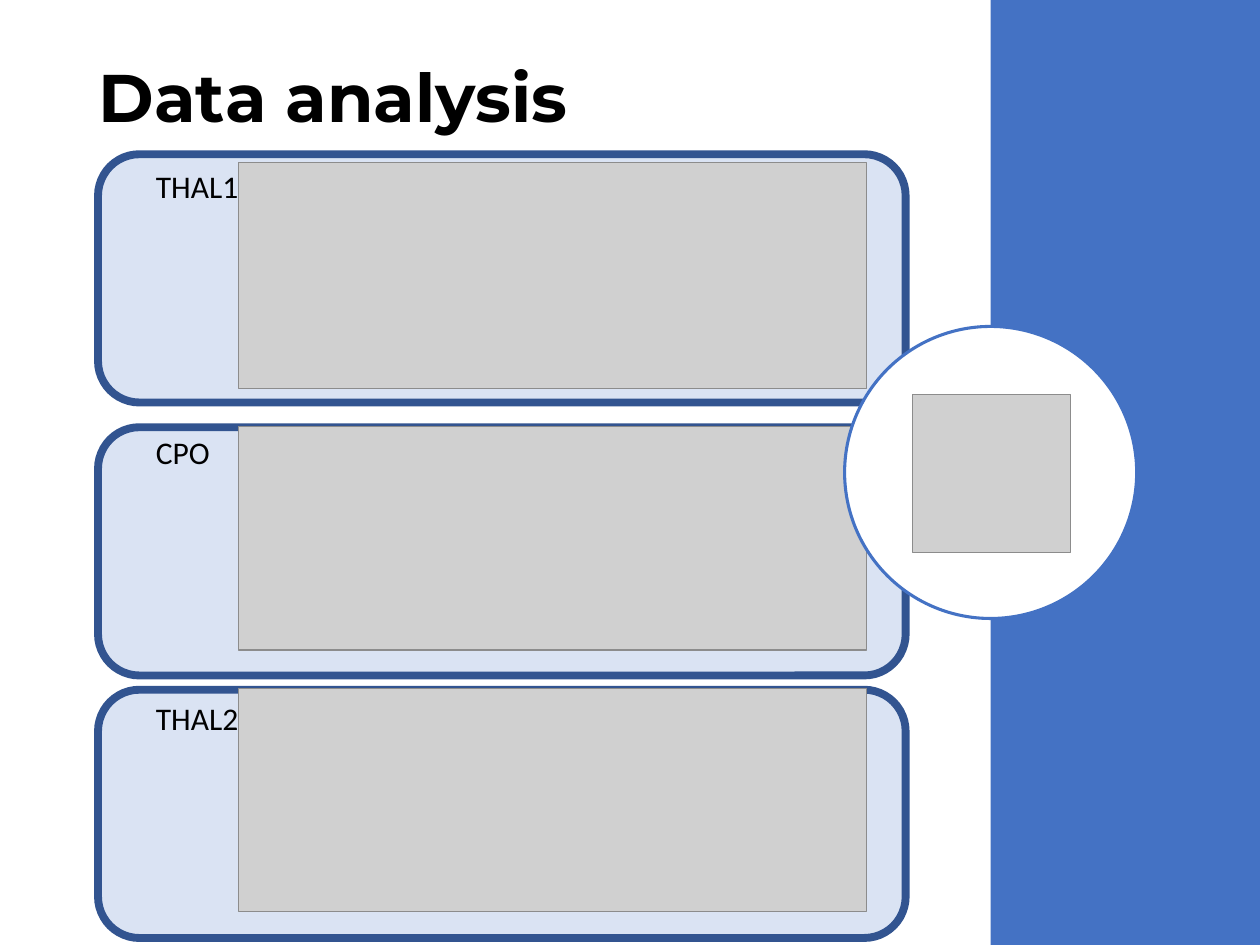
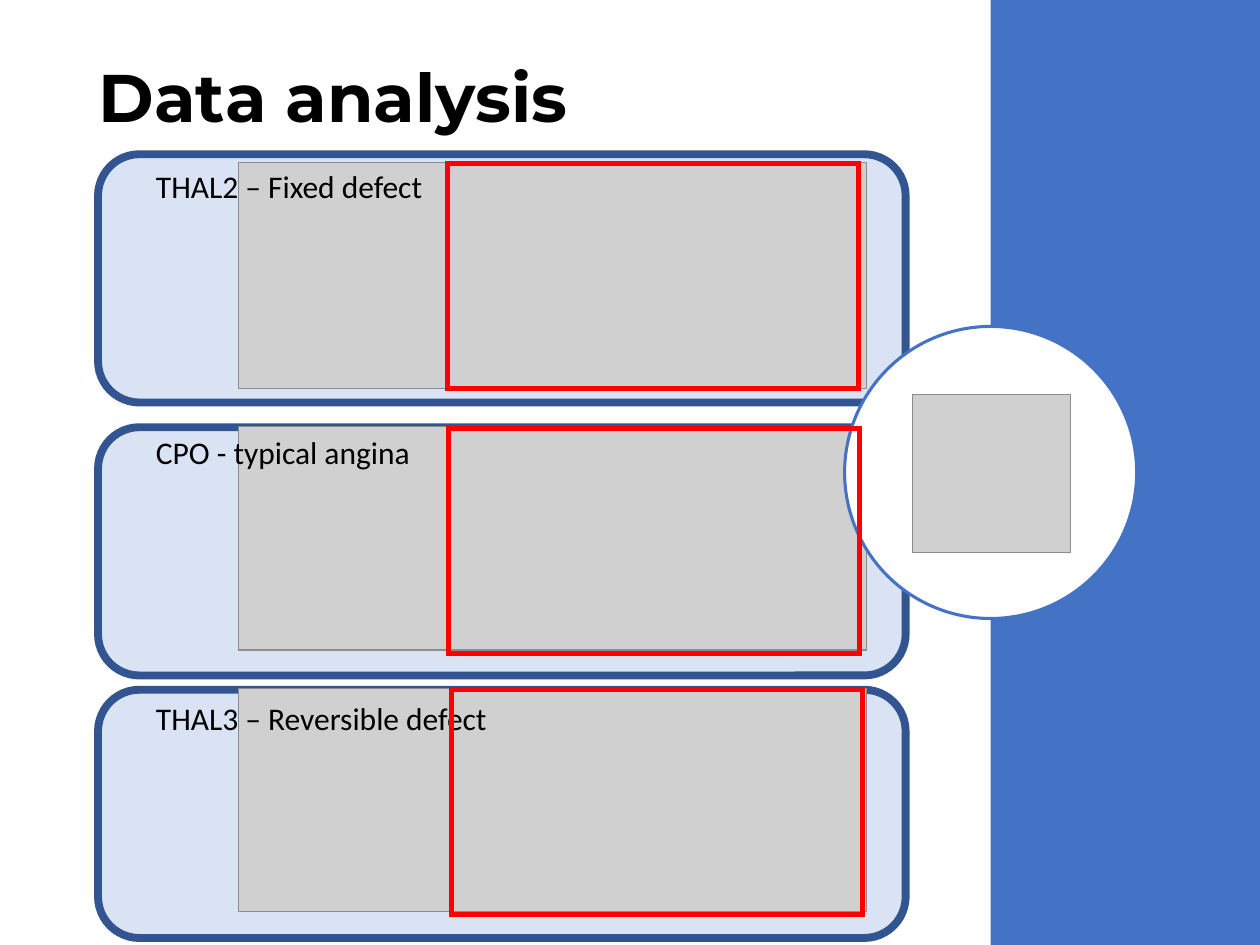
Before and after one commit to vinoroy/statsLearning, a slide deck: slide 10 of YCBS255_19-04-23_ass4_VincentRoy.pptx. Drawn at 1260x945 pixels with LibreOffice and Linux fonts; fonts in the diff are those of the drawing; grey boxes stand for pictures. Boxes give left, top, right and bottom in pixels: in the first picture for what was removed or moved away, otherwise in the second. Text is boxed around its words. In the diff, an @@ line names an element or a change of style, - is before the commit and + after.

```diff
--- a/YCBS255_19-04-23_ass4_VincentRoy.pptx
+++ b/YCBS255_19-04-23_ass4_VincentRoy.pptx
@@ text at box(156, 176, 422, 199): text changed @@
-THAL1
+THAL2 – Fixed defect
@@ rectangle added at box(447, 164, 858, 389), outline #FF0000 3 pt @@
@@ text at box(156, 438, 409, 472): text changed @@
-CPO
+CPO - typical angina
@@ rectangle added at box(449, 428, 859, 654), outline #FF0000 3 pt @@
@@ text at box(156, 704, 486, 738): text changed @@
-THAL2
+THAL3 – Reversible defect
@@ rectangle added at box(451, 690, 862, 916), outline #FF0000 3 pt @@
```
Also in this commit, not shown: 8 other slides changed, 3 slides added, 2 other files.
